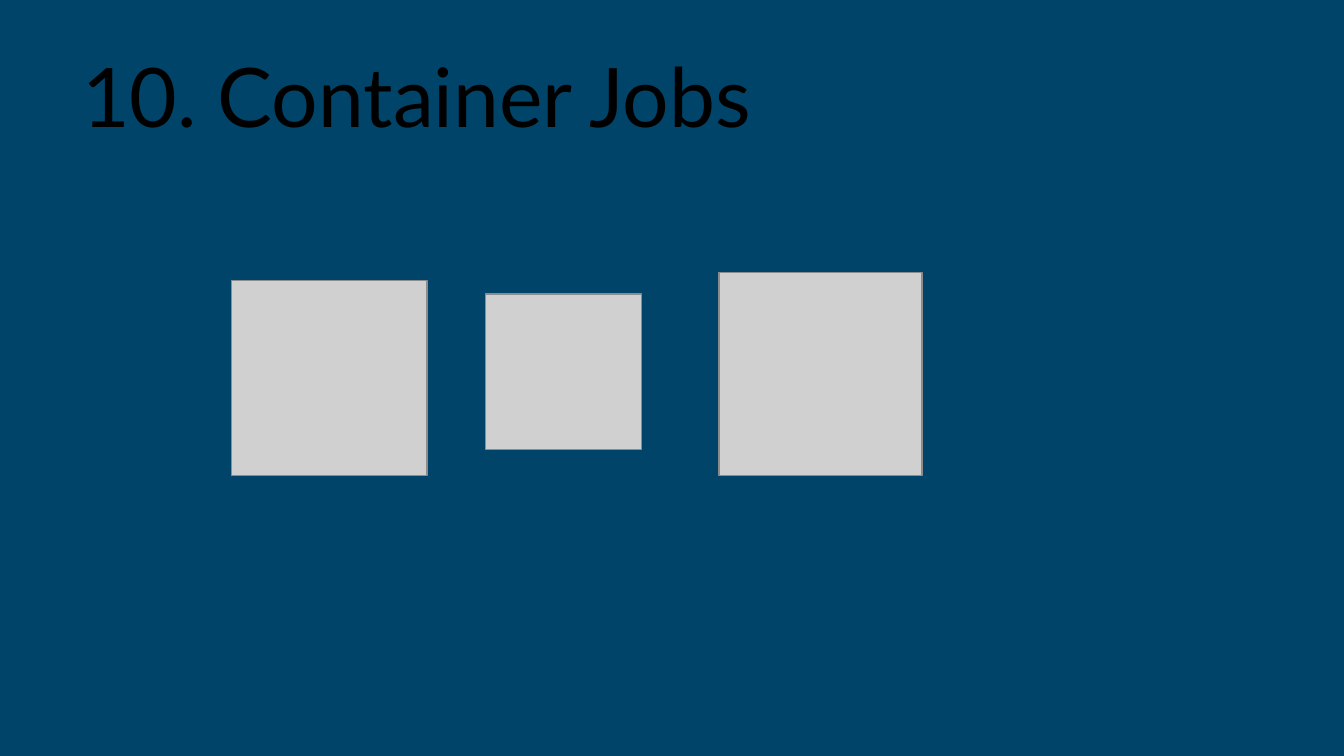
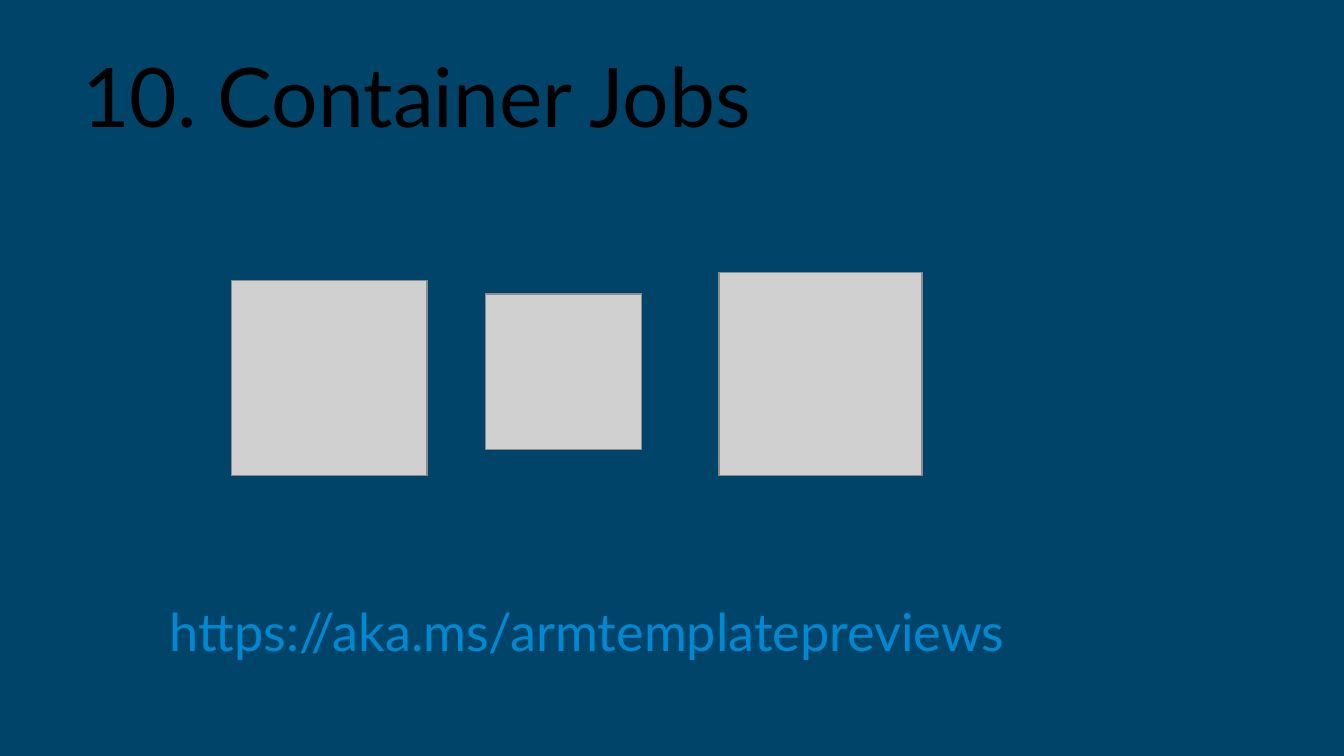
Before and after one commit to anantakjena/events, a slide deck: slide 13 of Experts Live Prague 2019/ARM_Template_Tips/ARM_Tips_Tricks.pptx. Drawn at 1344x756 pixels with LibreOffice and Linux fonts; fonts in the diff are those of the drawing; grey boxes stand for pictures; background and template pictures are left out. Boxes give left, top, right and bottom in pixels: in the first picture for what was removed or moved away, otherwise in the second. Text is boxed around its words. In the diff, an @@ line names an element or a change of style, - is before the commit and + after.

```diff
--- a/Experts Live Prague 2019/ARM_Template_Tips/ARM_Tips_Tricks.pptx
+++ b/Experts Live Prague 2019/ARM_Template_Tips/ARM_Tips_Tricks.pptx
@@ text added at [170,612,1005,660], 28 pt, text #0088D2 @@
+https://aka.ms/armtemplatepreviews
```
Also in this commit, not shown: 1 other slide changed, 2 slides added, 1 other file.
